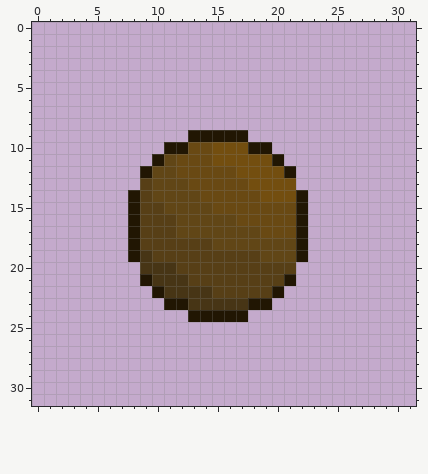
A pixel-art sprite gets an edit: data/chair.png. The picture above is the old version.
The file is 32x32 pixels.
The same view after the edit:
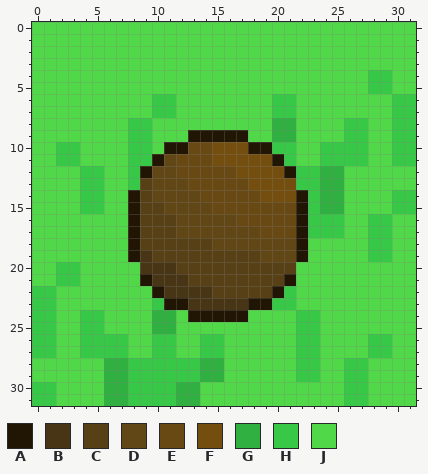
Palette (. is transparent): A #211603  B #473515  C #573f16  D #614616  E #694913  F #734e0f  G #30b040  H #38c848  J #50d848
Change:
The edit adds colour G in rows 8 to 9 at x 20 to 21; in rows 12 to 15 at x 24 to 25; in rows 24 to 25 at x 10 to 11; in rows 28 to 29 at x 6 to 7 and 14 to 15; in rows 30 to 31 at x 6 to 7 and 12 to 13.
The edit adds colour H in rows 4 to 5 at x 28 to 29; in rows 6 to 7 at x 10 to 11, 20 to 21 and 30 to 31; in rows 8 to 9 at x 8 to 9, 26 to 27 and 30 to 31; in row 10 at x 2 to 3, 8 to 9, 20 to 21, 24 to 27 and 30 to 31; in row 11 at x 2 to 3, 8 to 9, 21, 24 to 27 and 30 to 31; in rows 12 to 13 at x 4 to 5, 8 and 22 to 23.
The edit adds colour H in rows 14 to 15 at x 4 to 5, 23 and 30 to 31; in rows 16 to 17 at x 23 to 25 and 28 to 29; in rows 18 to 19 at x 28 to 29; in rows 20 to 21 at x 2 to 3; in row 22 at x 0 to 1 and 21; in row 23 at x 0 to 1, 10 and 20 to 21.
The edit adds colour H in rows 24 to 25 at x 0 to 1, 4 to 5 and 22 to 23; in rows 26 to 27 at x 0 to 1, 4 to 7, 10 to 11, 14 to 15, 22 to 23 and 28 to 29; in rows 28 to 29 at x 8 to 13, 22 to 23 and 26 to 27; in rows 30 to 31 at x 0 to 1, 8 to 11 and 26 to 27.
The edit adds colour J in rows 0 to 3 at x 0 to 31; in rows 4 to 5 at x 0 to 27 and 30 to 31; in rows 6 to 7 at x 0 to 9, 12 to 19 and 22 to 29; in row 8 at x 0 to 7, 10 to 19, 22 to 25 and 28 to 29; in row 9 at x 0 to 7, 10 to 12, 18 to 19, 22 to 25 and 28 to 29; in row 10 at x 0 to 1, 4 to 7, 10, 22 to 23 and 28 to 29.
The edit adds colour J in row 11 at x 0 to 1, 4 to 7, 22 to 23 and 28 to 29; in rows 12 to 13 at x 0 to 3, 6 to 7 and 26 to 31; in rows 14 to 15 at x 0 to 3, 6 to 7 and 26 to 29; in rows 16 to 17 at x 0 to 7, 26 to 27 and 30 to 31; in rows 18 to 19 at x 0 to 7, 23 to 27 and 30 to 31; in rows 20 to 21 at x 0 to 1, 4 to 8 and 22 to 31.
The edit adds colour J in rows 22 to 23 at x 2 to 9 and 22 to 31; in row 24 at x 2 to 3, 6 to 9, 12, 18 to 21 and 24 to 31; in row 25 at x 2 to 3, 6 to 9, 12 to 21 and 24 to 31; in rows 26 to 27 at x 2 to 3, 8 to 9, 12 to 13, 16 to 21, 24 to 27 and 30 to 31; in rows 28 to 29 at x 0 to 5, 16 to 21, 24 to 25 and 28 to 31; in rows 30 to 31 at x 2 to 5, 14 to 25 and 28 to 31.
